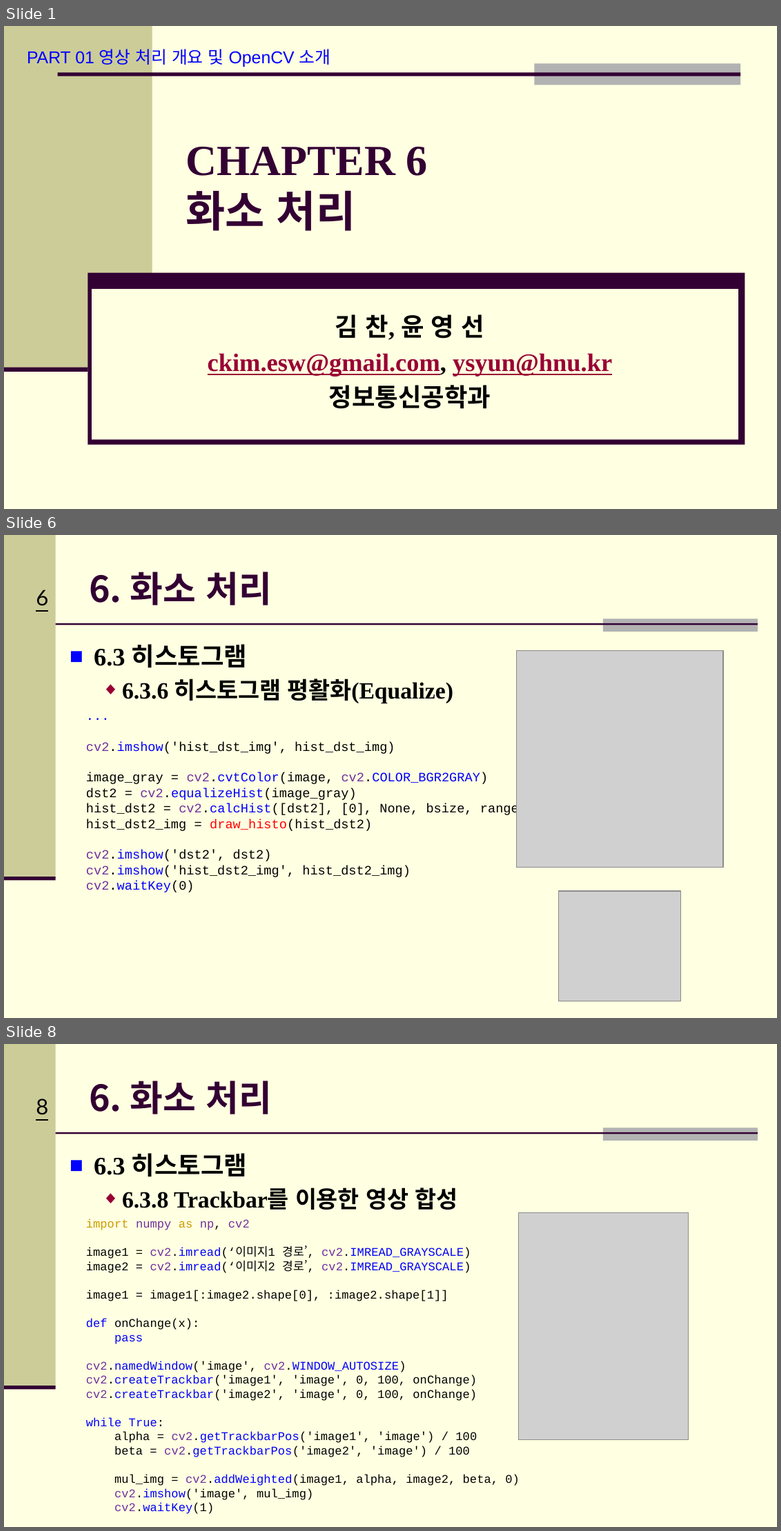
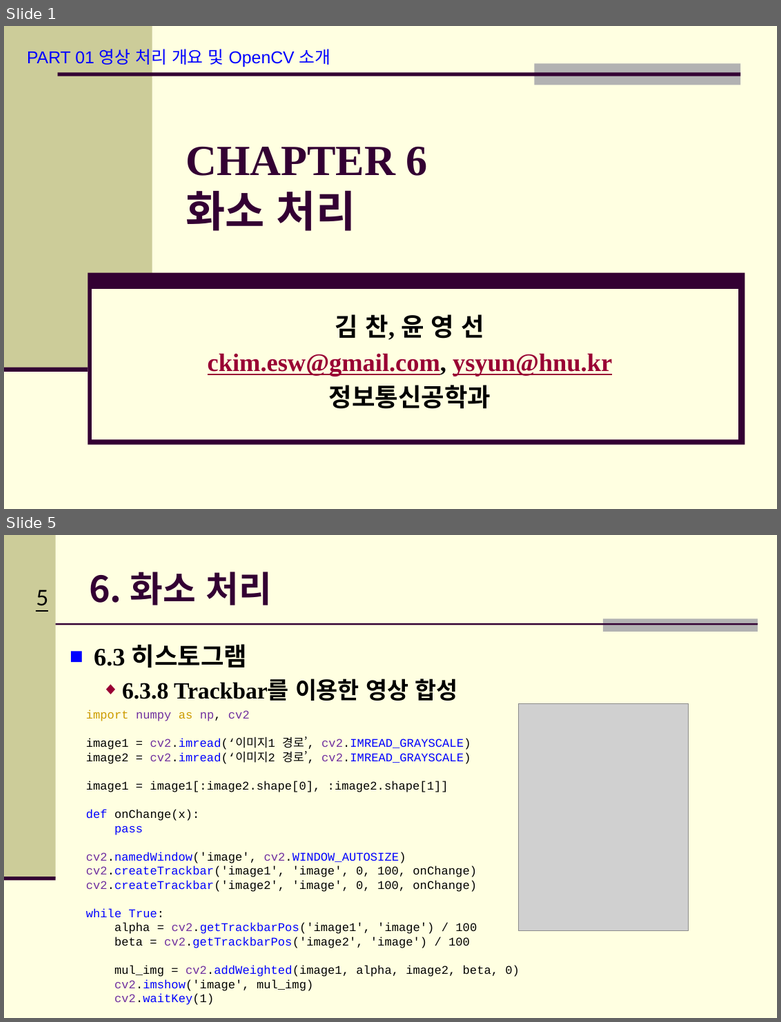
Before and after one commit to Hitbee-dev/OpenCV-Python, a slide deck: 2022-11-08/documents/CH_06 화소 처리.pptx. Shown one above the other, each under a label of ours: slides 1, 6 and 8 before the commit, slides 1 and 5 after it; the slides between them are not shown. The pictures are 781x1531 and 781x1022 pixels, drawn with LibreOffice and Linux fonts; fonts in the diff are those of the drawing; grey boxes stand for pictures; background and template pictures are left out. Boxes give left, top, right and bottom in pixels: in the first picture for what was removed or moved away, otherwise in the second. Text is boxed around its words. In the diff, an @@ line names an element or a change of style, - is before the commit and + after.

```diff
--- a/2022-11-08/documents/CH_06 화소 처리.pptx
+++ b/2022-11-08/documents/CH_06 화소 처리.pptx
@@ slide 6 removed at box(4, 535, 777, 1018), background #FFFFE1; not listed: 5 template elements that a slide beside it also shows @@
@@ title removed at box(89, 572, 272, 605) @@
-6. 화소 처리
@@ text removed at box(94, 644, 453, 704) @@
-■ 6.3 히스토그램
-  ◆ 6.3.6 히스토그램 평활화(Equalize)
@@ picture removed at box(517, 650, 724, 866) @@
@@ text removed at box(86, 742, 534, 892) @@
-...
-cv2.imshow('hist_dst_img', hist_dst_img)
-image_gray = cv2.cvtColor(image, cv2.COLOR_BGR2GRAY)
-dst2 = cv2.equalizeHist(image_gray)
-hist_dst2 = cv2.calcHist([dst2], [0], None, bsize, ranges)
-hist_dst2_img = draw_histo(hist_dst2)
-cv2.imshow('dst2', dst2)
-cv2.imshow('hist_dst2_img', hist_dst2_img)
-cv2.waitKey(0)
@@ picture removed at box(559, 891, 681, 1001) @@
@@ what was slide 8 is now slide 5 @@
@@ page number at box(36, 590, 48, 606): text changed @@
-8
+5
```
Also in this commit, not shown: 2 slides changed, 3 slides added, 5 other slides removed, 5 other files.
